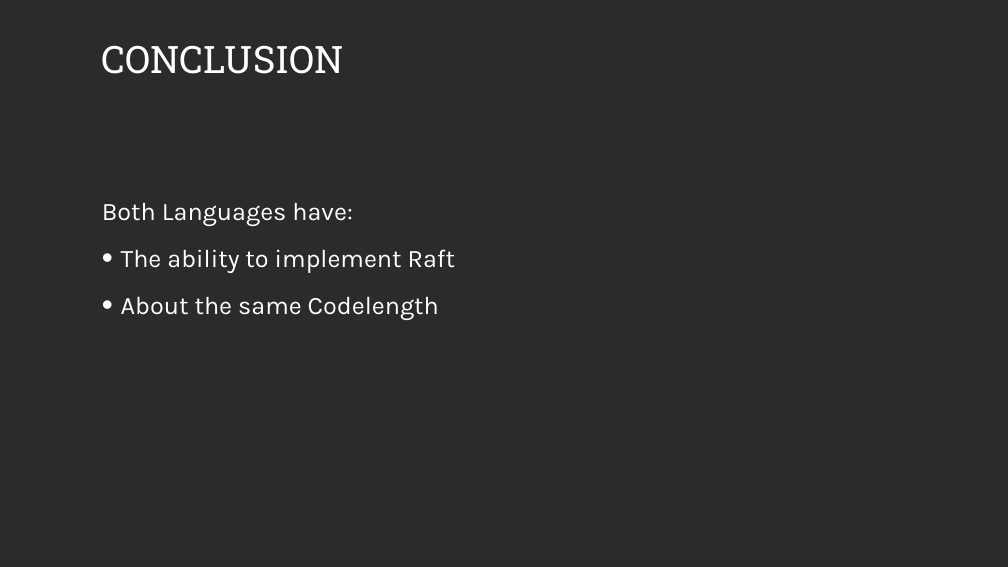
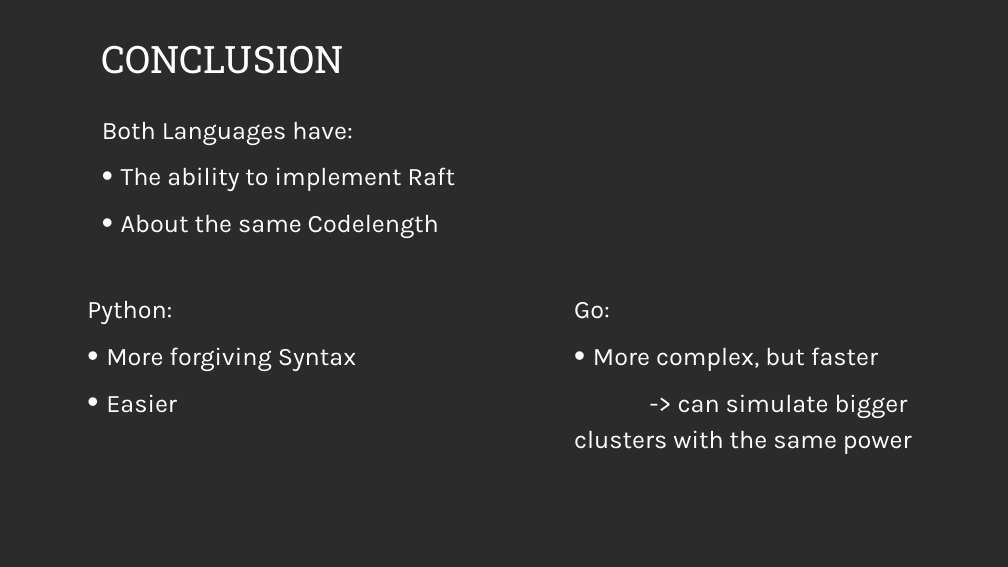
Before and after one commit to LukasKiederle/seminar-compare-go, a slide deck: slide 11 of Comparing Raft algorithm in go and Python.pptx (slide 10 before the commit). Drawn at 1008x567 pixels with LibreOffice and Linux fonts; fonts in the diff are those of the drawing; background and template pictures are left out; a plain dark background stands for a picture behind light text. Boxes give left, top, right and bottom in pixels: in the first picture for what was removed or moved away, otherwise in the second. Text is boxed around its words. In the diff, an @@ line names an element or a change of style, - is before the commit and + after.

```diff
--- a/Comparing Raft algorithm in go and Python.pptx
+++ b/Comparing Raft algorithm in go and Python.pptx
@@ text "Both Languages have:": place and size @@
-text "Both Languages have:" at (102,203,455,320)
+text "Both Languages have:" at (102,122,455,238)
@@ text added at (87,301,356,413), 24 pt, text #FFFFFF @@
+Python:
+• More forgiving Syntax
+• Easier
@@ text added at (574,302,912,454), 24 pt, text #FFFFFF @@
+Go:
+• More complex, but faster
+-> can simulate bigger clusters with the same power
```
Also in this commit, not shown: 7 other slides changed, 1 slide added, 2 slides removed.
